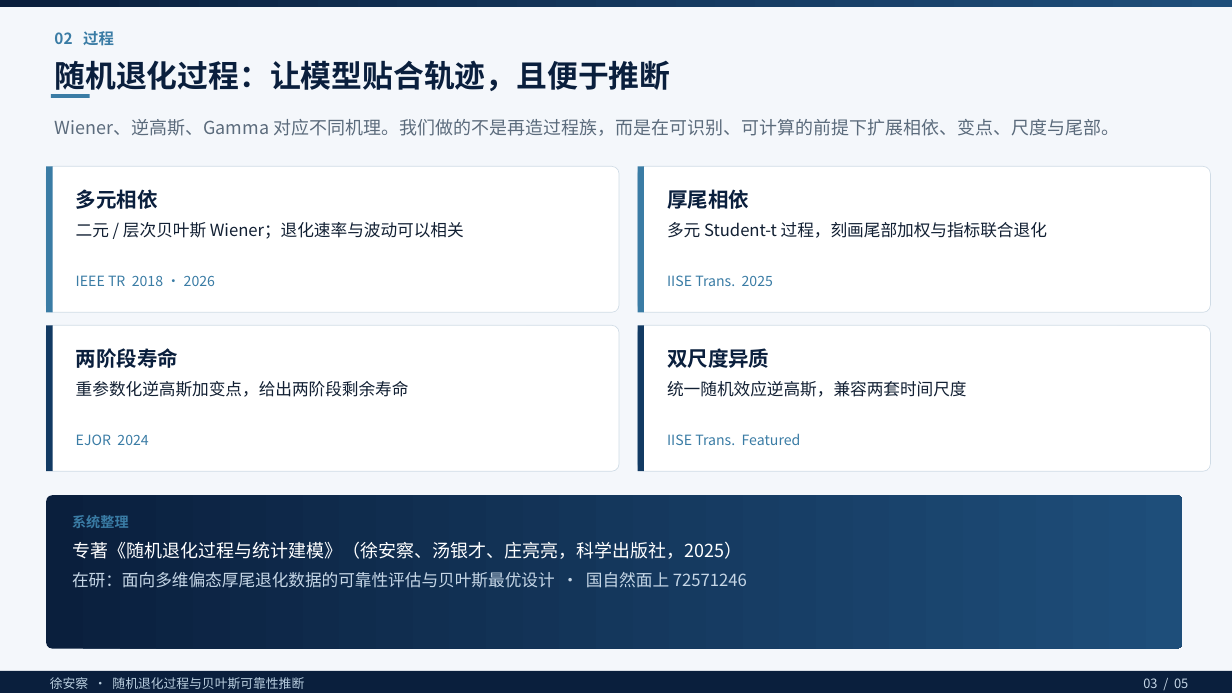
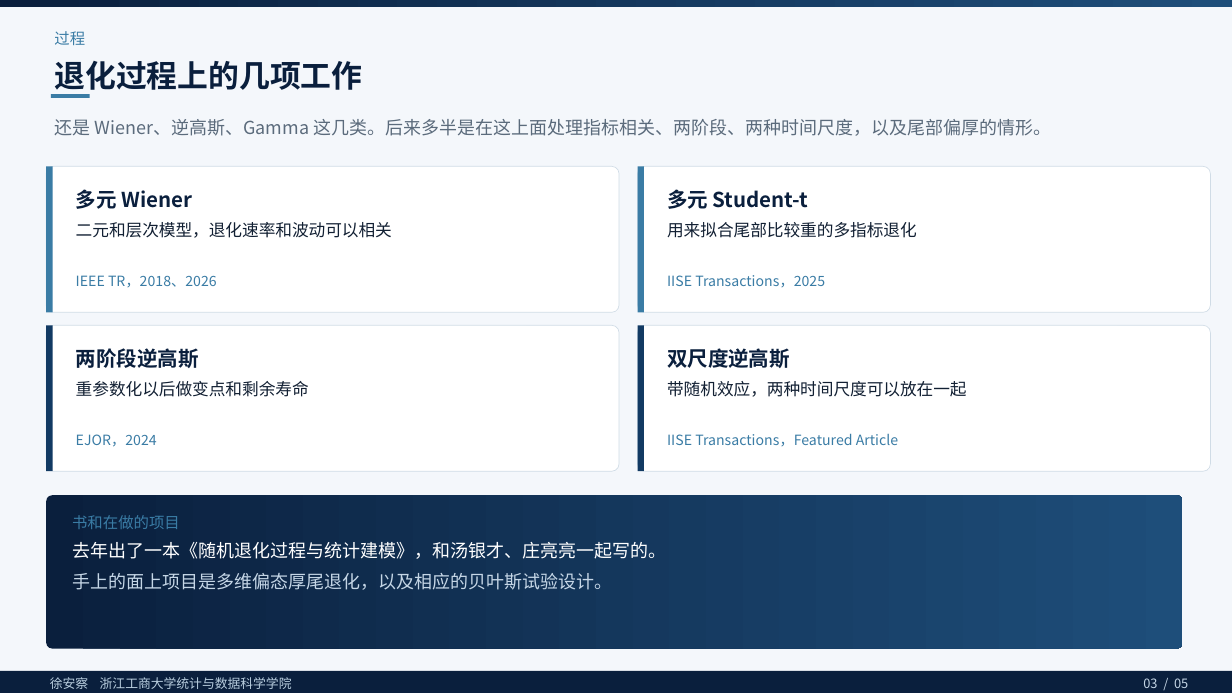
Before and after one commit to XU-ANCHA/XU-ANCHA.github.io, a slide deck: slide 3 of files/slides/research-intro-experts.pptx. Drawn at 1232x693 pixels with LibreOffice and Linux fonts; fonts in the diff are those of the drawing. Boxes give left, top, right and bottom in pixels: in the first picture for what was removed or moved away, otherwise in the second. Text is boxed around its words. In the diff, an @@ line names an element or a change of style, - is before the commit and + after.

```diff
--- a/files/slides/research-intro-experts.pptx
+++ b/files/slides/research-intro-experts.pptx
@@ text at [54, 31, 85, 45]: text changed; bold off @@
-02 过程
+过程
@@ text at [54, 61, 362, 96]: text changed @@
-随机退化过程：让模型贴合轨迹，且便于推断
+退化过程上的几项工作
@@ text at [54, 119, 1052, 136]: text changed @@
-Wiener、逆高斯、Gamma 对应不同机理。我们做的不是再造过程族，而是在可识别、可计算的前提下扩展相依、变点、尺度与尾部。
+还是 Wiener、逆高斯、Gamma 这几类。后来多半是在这上面处理指标相关、两阶段、两种时间尺度，以及尾部偏厚的情形。
@@ text at [76, 189, 192, 209]: text changed @@
-多元相依
+多元 Wiener
@@ text at [667, 189, 808, 209]: text changed @@
-厚尾相依
+多元 Student-t
@@ text at [76, 222, 392, 238]: text changed @@
-二元 / 层次贝叶斯 Wiener；退化速率与波动可以相关
+二元和层次模型，退化速率和波动可以相关
@@ text at [667, 222, 917, 238]: text changed @@
-多元 Student-t 过程，刻画尾部加权与指标联合退化
+用来拟合尾部比较重的多指标退化
@@ text at [76, 275, 217, 287]: text changed @@
-IEEE TR 2018 · 2026
+IEEE TR，2018、2026
@@ text at [667, 275, 825, 287]: text changed @@
-IISE Trans. 2025
+IISE Transactions，2025
@@ text at [76, 348, 199, 368]: text changed @@
-两阶段寿命
+两阶段逆高斯
@@ text at [667, 348, 790, 368]: text changed @@
-双尺度异质
+双尺度逆高斯
@@ text at [76, 381, 309, 397]: text changed @@
-重参数化逆高斯加变点，给出两阶段剩余寿命
+重参数化以后做变点和剩余寿命
@@ text at [667, 381, 967, 397]: text changed @@
-统一随机效应逆高斯，兼容两套时间尺度
+带随机效应，两种时间尺度可以放在一起
@@ text at [76, 434, 157, 447]: text changed @@
-EJOR 2024
+EJOR，2024
@@ text at [667, 433, 898, 446]: text changed @@
-IISE Trans. Featured
+IISE Transactions，Featured Article
@@ text at [72, 515, 180, 529]: text changed; size 11 to 12 pt; bold off @@
-系统整理
+书和在做的项目
@@ text at [72, 542, 666, 590]: text changed; size 13 to 14 pt; text colour #C5D6E6 to #FFFFFF @@
-专著《随机退化过程与统计建模》（徐安察、汤银才、庄亮亮，科学出版社，2025）
-在研：面向多维偏态厚尾退化数据的可靠性评估与贝叶斯最优设计 · 国自然面上 72571246
+去年出了一本《随机退化过程与统计建模》，和汤银才、庄亮亮一起写的。
+手上的面上项目是多维偏态厚尾退化，以及相应的贝叶斯试验设计。
@@ text at [50, 677, 292, 689]: text changed @@
-徐安察 · 随机退化过程与贝叶斯可靠性推断
+徐安察 浙江工商大学统计与数据科学学院
```
Also in this commit, not shown: 4 other slides changed, 2 other files.
